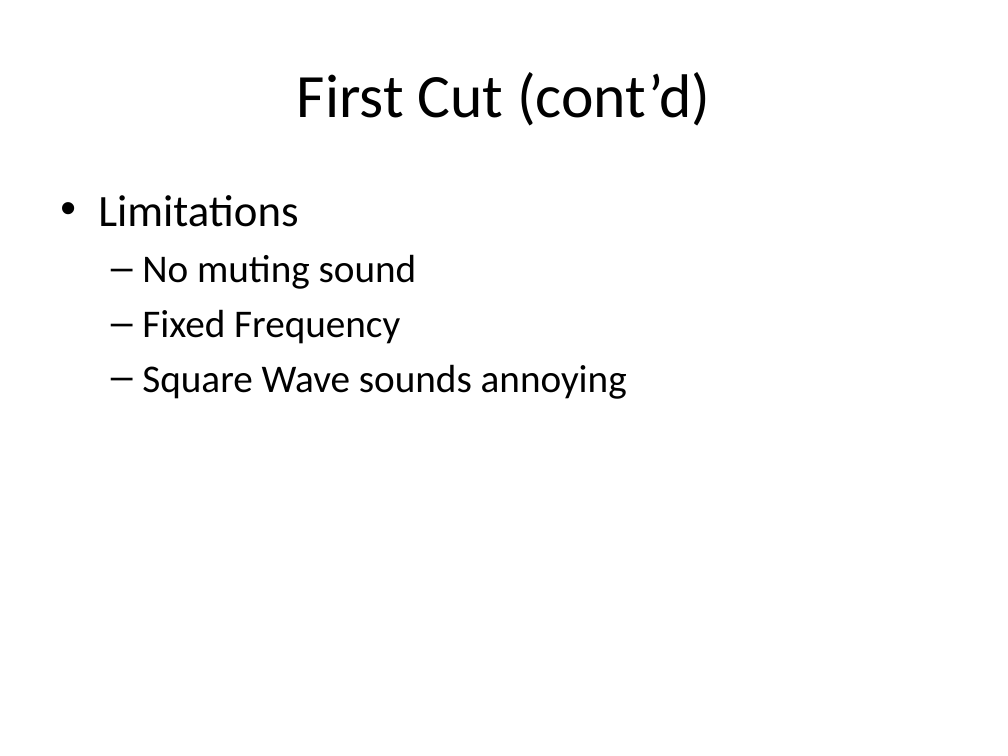
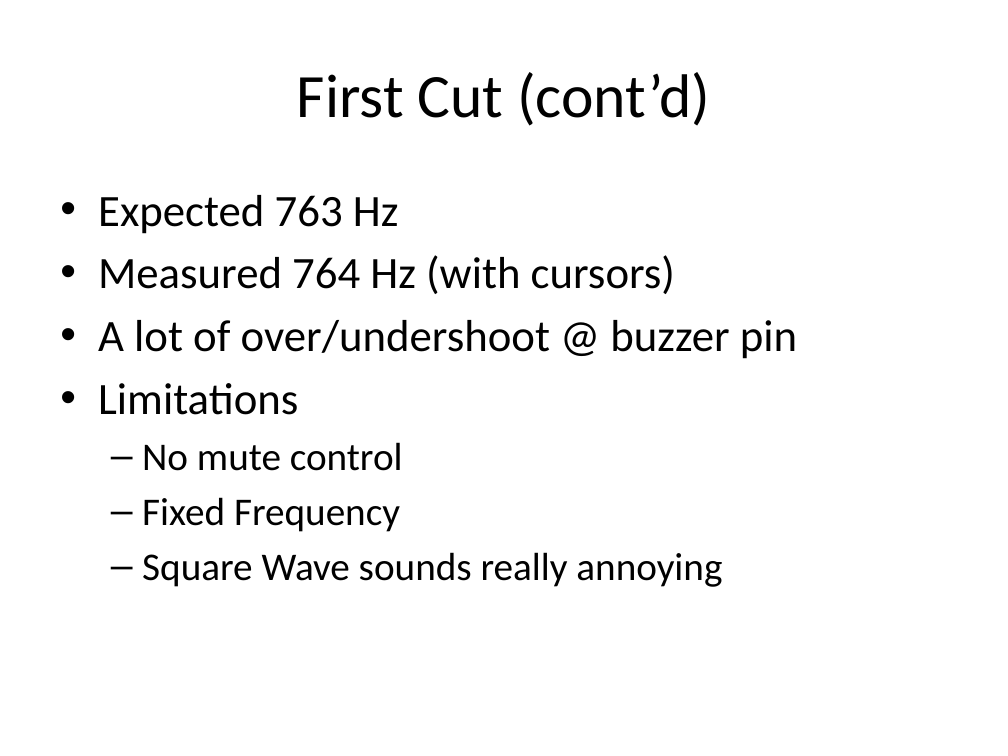
Before and after one commit to douggilliland/MultiComp, a slide deck: slide 5 of MultiComp (VHDL Template)/Components/SoundGen/Documentation/Sound Generator.pptx (slide 4 before the commit). Drawn at 1008x756 pixels with LibreOffice and Linux fonts; fonts in the diff are those of the drawing. Boxes give left, top, right and bottom in pixels: in the first picture for what was removed or moved away, otherwise in the second. Text is boxed around its words. In the diff, an @@ line names an element or a change of style, - is before the commit and + after.

Commit message:
Sound cut 2 done

```diff
--- a/MultiComp (VHDL Template)/Components/SoundGen/Documentation/Sound Generator.pptx
+++ b/MultiComp (VHDL Template)/Components/SoundGen/Documentation/Sound Generator.pptx
@@ text at [98, 195, 797, 359]: paragraphs added @@
+• Expected 763 Hz
+• Measured 764 Hz (with cursors)
+• A lot of over/undershoot @ buzzer pin
@@ text at [98, 383, 400, 532]: indent changed @@
@@ text at [142, 442, 403, 471]: text changed @@
-  – No muting sound
+  – No mute control
@@ text at [142, 552, 722, 587]: text changed @@
-  – Square Wave sounds annoying
+  – Square Wave sounds really annoying
```
Also in this commit, not shown: 20 other slides changed, 9 slides added, 39 other files.
